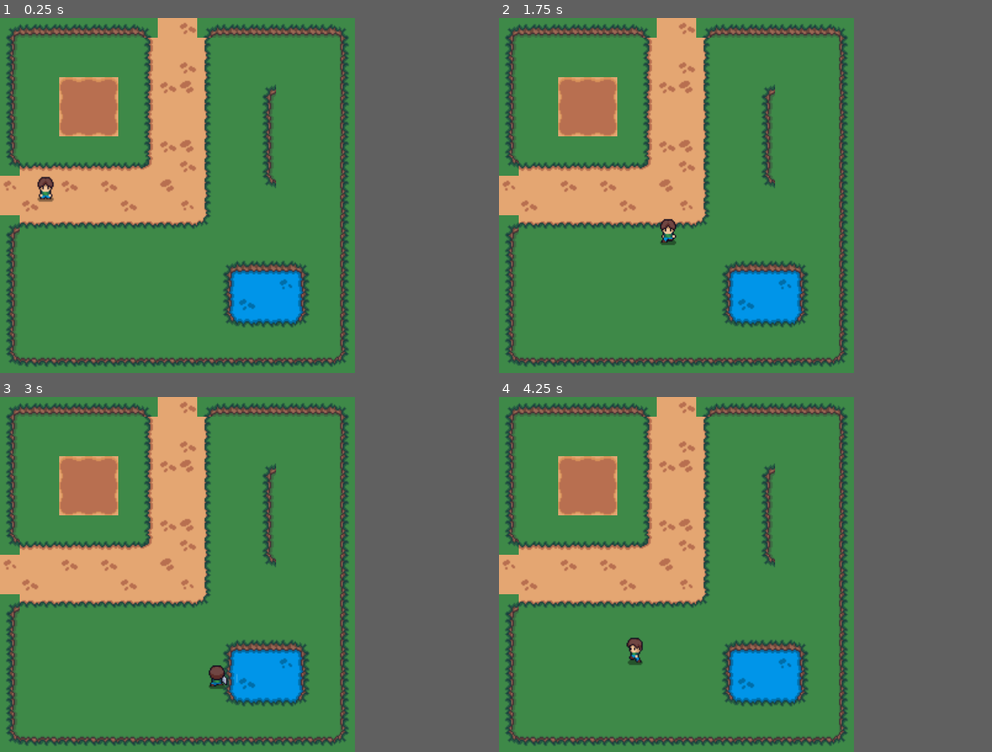
Above: before the commit, frames 1-4 (two rows, left to right).
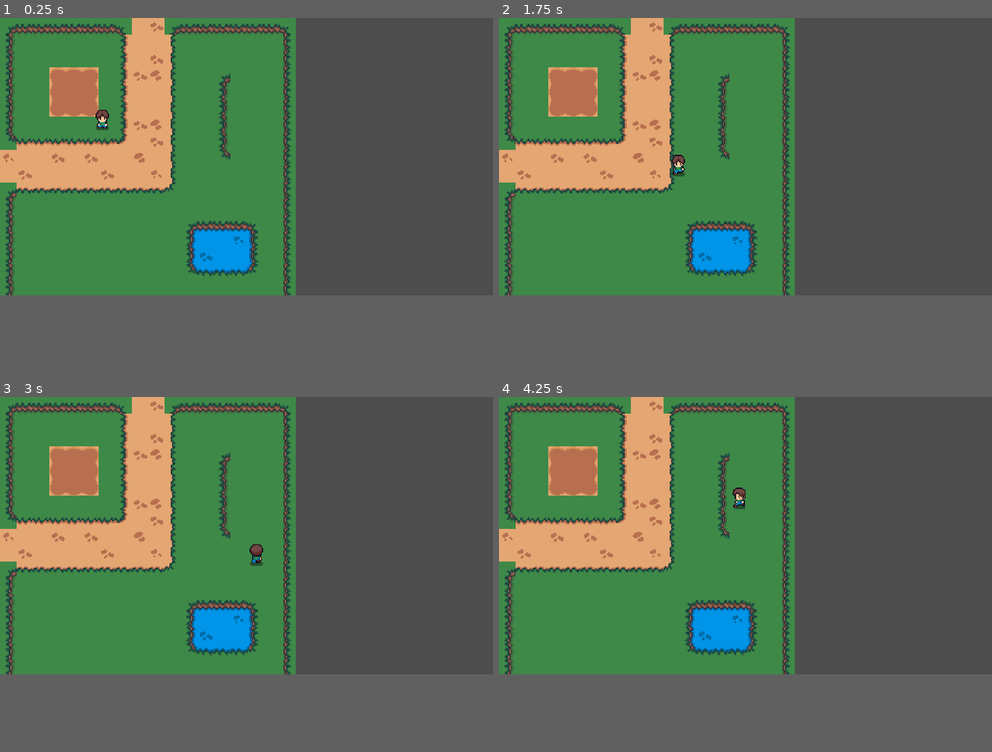
Above: after the commit, the same moments.

Repository: bestinshowgames/trizolams-tower
Game: Godot game, scene res://scenes/playground/playground.tscn
Same seed, same stepped clock (60 frames per second), same inputs: the game is played once before the commit and once after it. The project has no main scene, so this scene is started directly.
Inputs (mouse positions are in pixels of both pictures, inside the frame that each line leads up to):
- Up to frame 1 (0.25 s): no input
- Up to frame 2 (1.75 s): tap Enter at 0.5 s; move the mouse to (755, 177) at 0.52 s; hold D (right) 0.53-1.28 s; click (755, 177) at 0.67 s; move the mouse to (607, 213) at 1.27 s; hold S (down) from 1.28 s (still down)
- Up to frame 3 (3 s): move the mouse to (211, 496) at 2.02 s; release S (down) at 2.03 s; hold D (right) 2.03-2.78 s; move the mouse to (157, 645) at 2.77 s; hold W (up) from 2.78 s (still down); click (157, 645) at 2.92 s
- Up to frame 4 (4.25 s): move the mouse to (784, 627) at 3.52 s; release W (up) at 3.53 s; hold A (left) from 3.53 s (still down)
In our replay, the window is 576x576 before the commit and 800x450 after it. These sizes can differ from the game's own. Grey fills any space a smaller window leaves; there, only what the larger window draws over its background counts as a difference.

The runs differ from the first frame. In frame 1, 34% of the frame differs, in the area x 0-72%, y 0-99%; in frame 2, 34%; in frame 3, 34%; in frame 4, 34%.
Error after the commit: Invalid access to property or key 'current_animation' on a base object of type 'Nil'. (res://entities/common/animation_controllers/attack_animation.gd:9)

Commit message:
refactor: move move animation into central controller. Fix debug warns

Diff:
--- a/entities/common/actor.gd
+++ b/entities/common/actor.gd
@@ -3,10 +3,10 @@
 
 @export var movement_stats: MovementStats
 
-func walk(direction: Vector2, rate: float) -> void:
+func walk(_direction: Vector2, _rate: float) -> void:
 	pass
 
-func dodge(direction: Vector2, rate: float) -> void:
+func dodge(_direction: Vector2, _rate: float) -> void:
 	pass
 
 func attack() -> void:
--- a/entities/common/actor_controller.gd
+++ b/entities/common/actor_controller.gd
@@ -12,8 +12,8 @@
 var dodge_command := DodgeCommand.new()
 var attack_command := AttackCommand.new()
 
-func _init(actor: Actor) -> void:
-	self.actor = actor
+func _init(_actor: Actor) -> void:
+	self.actor = _actor
 	run_timer = Timer.new()
 	attack_timer = Timer.new()
 	add_child(run_timer)
--- a/entities/common/animation_controllers/movement_animation.gd
+++ /dev/null
@@ -1,49 +0,0 @@
-extends Node
-
-@export var actor: CharacterBody2D
-@export var sprite: Sprite2D
-@export var animation_player: AnimationPlayer
-
-var current_animation: String
-var previous_direction: Vector2
-
-func _ready():
-	animation_player.play("d_idle")
-	current_animation = "d_idle"
-	previous_direction = actor.velocity
-
-func animate_walk(direction: Vector2):
-	if direction != previous_direction:
-		previous_direction = direction
-		var next_anim
-
-		if direction == Vector2.ZERO && !animation_player.current_animation.ends_with("idle"):
-			next_anim = _get_idle_animation()
-		else:
-			next_anim = _get_walk_animation(direction)
-			if direction.x >= 0:
-				sprite.flip_h = false
-			else:
-				sprite.flip_h = true
-
-		animation_player.play(next_anim)
-		current_animation = next_anim
-
-func _get_idle_animation() -> String:
-	return "%s_idle" % current_animation.left(1)
-
-func _get_walk_animation(direction: Vector2) -> String:
-	var next_anim_dir: String
-	var curr_anim_dir = current_animation.left(1)
-
-	if direction.x == 0:
-		next_anim_dir = "u" if direction.y < 0 else "d"
-	elif direction.y == 0:
-		next_anim_dir = "h"
-	else:
-		if curr_anim_dir in ["u", "d"]:
-			next_anim_dir = "h"
-		else:
-			next_anim_dir = "u" if direction.y < 0 else "d"
-
-	return "%s_walk" % next_anim_dir
--- a/entities/common/commands/command.gd
+++ b/entities/common/commands/command.gd
@@ -1,5 +1,5 @@
 class_name Command
 extends RefCounted
 
-func execute(actor: Actor, data: Object = null) -> void:
+func execute(_actor: Actor, _data: Object = null) -> void:
 	pass
--- a/entities/common/commands/dodge_command.gd
+++ b/entities/common/commands/dodge_command.gd
@@ -5,9 +5,9 @@
 	var direction: Vector2
 	var rate: float
 
-	func _init(direction: Vector2, rate: float) -> void:
-		self.direction = direction
-		self.rate = rate
+	func _init(_direction: Vector2, _rate: float) -> void:
+		self.direction = _direction
+		self.rate = _rate
 
 func execute(actor: Actor, data: Object = null) -> void:
 	if data is Params:
--- a/entities/common/commands/walk_command.gd
+++ b/entities/common/commands/walk_command.gd
@@ -5,9 +5,9 @@
 	var direction: Vector2
 	var rate: float
 
-	func _init(direction: Vector2, rate: float) -> void:
-		self.direction = direction
-		self.rate = rate
+	func _init(_direction: Vector2, _rate: float) -> void:
+		self.direction = _direction
+		self.rate = _rate
 
 func execute(actor: Actor, data: Object = null) -> void:
 	if data is Params:
--- /dev/null
+++ b/entities/player/animation_controller.gd
@@ -0,0 +1,53 @@
+class_name AnimationController
+extends Node
+
+@export var actor: CharacterBody2D
+@export var sprite: Sprite2D
+@export var animation_player: AnimationPlayer
+
+var cardinal_direction: Vector2 = Vector2.DOWN
+var direction: Vector2 = Vector2.ZERO
+var state: String = "idle"
+
+func _ready():
+	animation_player.play(anim_direction() + "_idle")
+
+func moved(move_direction: Vector2) -> void:
+	if set_direction(move_direction) || set_state(move_direction):
+		update_animation()
+
+func set_direction(_direction: Vector2) -> bool:
+	var new_direction: Vector2 = cardinal_direction
+	if _direction == Vector2.ZERO:
+		return false
+
+	if _direction.y == 0:
+		new_direction = Vector2.LEFT if _direction.x < 0 else Vector2.RIGHT
+	elif direction.x == 0:
+		new_direction = Vector2.UP if _direction.y < 0 else Vector2.DOWN
+
+	if new_direction == cardinal_direction:
+		return false
+
+	cardinal_direction = new_direction
+	# scale the x of the sprite instead of flip h so that any other sub-sprites also flip
+	sprite.scale.x = -1 if cardinal_direction == Vector2.LEFT else 1
+	return true
+
+func set_state(_direction: Vector2) -> bool:
+	var new_state: String = "idle" if _direction == Vector2.ZERO else "walk"
+	if new_state == state:
+		return false
+	state = new_state
+	return true
+
+func update_animation() -> void:
+	animation_player.play(anim_direction() + "_" + state)
+
+func anim_direction() -> String:
+	if cardinal_direction == Vector2.DOWN:
+		return "d"
+	elif cardinal_direction == Vector2.UP:
+		return "u"
+	else:
+		return "h"
--- a/entities/player/player.gd
+++ b/entities/player/player.gd
@@ -31,11 +31,11 @@
 func attack() -> void:
 	attacked.emit()
 
-func _move(direction: Vector2, to: Vector2, delta: float):
+func _move(direction: Vector2, to: Vector2, _delta: float):
 	if direction.length() > 0:
 		# TODO: Add a mechanism for halting current motion before moving
 		# toward new direction
-		velocity = velocity.move_toward(to, delta)
+		velocity = to
 		moved.emit(direction)
 	elif velocity != Vector2.ZERO:
 		velocity = Vector2.ZERO
--- a/entities/player/player.tscn
+++ b/entities/player/player.tscn
@@ -3,8 +3,8 @@
 [ext_resource type="Script" path="res://entities/player/player.gd" id="1_l375x"]
 [ext_resource type="Texture2D" uid="uid://dy03vwxw3j6dn" path="res://entities/player/Player.png" id="2_psunh"]
 [ext_resource type="Script" path="res://entities/common/movement/movement_stats.gd" id="2_qtggp"]
-[ext_resource type="Script" path="res://entities/common/animation_controllers/movement_animation.gd" id="5_a3v54"]
 [ext_resource type="Script" path="res://entities/common/animation_controllers/attack_animation.gd" id="6_yky5f"]
+[ext_resource type="Script" path="res://entities/player/animation_controller.gd" id="7_q4wj5"]
 [ext_resource type="Script" path="res://entities/player/player_controller.gd" id="8_wo6ki"]
 
 [sub_resource type="Resource" id="Resource_fiy7l"]
@@ -31,10 +31,26 @@
 "values": [0]
 }
 
+[sub_resource type="Animation" id="Animation_pxvyp"]
+resource_name = "d_attack"
+length = 0.4
+tracks/0/type = "value"
+tracks/0/imported = false
+tracks/0/enabled = true
+tracks/0/path = NodePath("Sprite2D:frame")
+tracks/0/interp = 1
+tracks/0/loop_wrap = true
+tracks/0/keys = {
+"times": PackedFloat32Array(0, 0.1, 0.2, 0.3),
+"transitions": PackedFloat32Array(1, 1, 1, 1),
+"update": 1,
+"values": [36, 37, 38, 39]
+}
+
 [sub_resource type="Animation" id="Animation_kh6rs"]
 resource_name = "d_idle"
 length = 0.6
-loop_mode = 1
+loop_mode = 2
 tracks/0/type = "value"
 tracks/0/imported = false
 tracks/0/enabled = true
@@ -50,8 +66,8 @@
 
 [sub_resource type="Animation" id="Animation_reyuu"]
 resource_name = "d_walk"
-length = 0.6
-loop_mode = 1
+length = 0.5
+loop_mode = 2
 tracks/0/type = "value"
 tracks/0/imported = false
 tracks/0/enabled = true
@@ -63,90 +79,6 @@
 "transitions": PackedFloat32Array(1, 1, 1, 1, 1, 1),
 "update": 1,
 "values": [18, 19, 20, 21, 22, 23]
-}
-
-[sub_resource type="Animation" id="Animation_o1i3j"]
-resource_name = "h_idle"
-length = 0.6
-loop_mode = 1
-tracks/0/type = "value"
-tracks/0/imported = false
-tracks/0/enabled = true
-tracks/0/path = NodePath("Sprite2D:frame")
-tracks/0/interp = 1
-tracks/0/loop_wrap = true
-tracks/0/keys = {
-"times": PackedFloat32Array(0, 0.1, 0.2, 0.3, 0.4, 0.5),
-"transitions": PackedFloat32Array(1, 1, 1, 1, 1, 1),
-"update": 1,
-"values": [6, 7, 8, 9, 10, 11]
-}
-
-[sub_resource type="Animation" id="Animation_d3sw4"]
-resource_name = "h_walk"
-length = 0.6
-loop_mode = 1
-tracks/0/type = "value"
-tracks/0/imported = false
-tracks/0/enabled = true
-tracks/0/path = NodePath("Sprite2D:frame")
-tracks/0/interp = 1
-tracks/0/loop_wrap = true
-tracks/0/keys = {
-"times": PackedFloat32Array(0, 0.1, 0.2, 0.3, 0.4, 0.5),
-"transitions": PackedFloat32Array(1, 1, 1, 1, 1, 1),
-"update": 1,
-"values": [24, 25, 26, 27, 28, 29]
-}
-
-[sub_resource type="Animation" id="Animation_eanow"]
-resource_name = "u_idle"
-length = 0.6
-loop_mode = 1
-tracks/0/type = "value"
-tracks/0/imported = false
-tracks/0/enabled = true
-tracks/0/path = NodePath("Sprite2D:frame")
-tracks/0/interp = 1
-tracks/0/loop_wrap = true
-tracks/0/keys = {
-"times": PackedFloat32Array(0, 0.1, 0.2, 0.3, 0.4, 0.5),
-"transitions": PackedFloat32Array(1, 1, 1, 1, 1, 1),
-"update": 1,
-"values": [12, 13, 14, 15, 16, 17]
-}
-
-[sub_resource type="Animation" id="Animation_hri75"]
-resource_name = "u_walk"
-length = 0.6
-loop_mode = 1
-tracks/0/type = "value"
-tracks/0/imported = false
-tracks/0/enabled = true
-tracks/0/path = NodePath("Sprite2D:frame")
-tracks/0/interp = 1
-tracks/0/loop_wrap = true
-tracks/0/keys = {
-"times": PackedFloat32Array(0, 0.1, 0.2, 0.3, 0.4, 0.5),
-"transitions": PackedFloat32Array(1, 1, 1, 1, 1, 1),
-"update": 1,
-"values": [30, 31, 32, 33, 34, 35]
-}
-
-[sub_resource type="Animation" id="Animation_pxvyp"]
-resource_name = "d_attack"
-length = 0.4
-tracks/0/type = "value"
-tracks/0/imported = false
-tracks/0/enabled = true
-tracks/0/path = NodePath("Sprite2D:frame")
-tracks/0/interp = 1
-tracks/0/loop_wrap = true
-tracks/0/keys = {
-"times": PackedFloat32Array(0, 0.1, 0.2, 0.3),
-"transitions": PackedFloat32Array(1, 1, 1, 1),
-"update": 1,
-"values": [36, 37, 38, 39]
 }
 
 [sub_resource type="Animation" id="Animation_ck46e"]
@@ -165,6 +97,40 @@
 "values": [42, 43, 44, 45]
 }
 
+[sub_resource type="Animation" id="Animation_o1i3j"]
+resource_name = "h_idle"
+length = 0.5
+loop_mode = 2
+tracks/0/type = "value"
+tracks/0/imported = false
+tracks/0/enabled = true
+tracks/0/path = NodePath("Sprite2D:frame")
+tracks/0/interp = 1
+tracks/0/loop_wrap = true
+tracks/0/keys = {
+"times": PackedFloat32Array(0, 0.1, 0.2, 0.3, 0.4, 0.5),
+"transitions": PackedFloat32Array(1, 1, 1, 1, 1, 1),
+"update": 1,
+"values": [6, 7, 8, 9, 10, 11]
+}
+
+[sub_resource type="Animation" id="Animation_d3sw4"]
+resource_name = "h_walk"
+length = 0.5
+loop_mode = 2
+tracks/0/type = "value"
+tracks/0/imported = false
+tracks/0/enabled = true
+tracks/0/path = NodePath("Sprite2D:frame")
+tracks/0/interp = 1
+tracks/0/loop_wrap = true
+tracks/0/keys = {
+"times": PackedFloat32Array(0, 0.1, 0.2, 0.3, 0.4, 0.5),
+"transitions": PackedFloat32Array(1, 1, 1, 1, 1, 1),
+"update": 1,
+"values": [24, 25, 26, 27, 28, 29]
+}
+
 [sub_resource type="Animation" id="Animation_am810"]
 resource_name = "u_attack"
 length = 0.4
@@ -179,6 +145,40 @@
 "transitions": PackedFloat32Array(1, 1, 1, 1),
 "update": 1,
 "values": [48, 49, 50, 51]
+}
+
+[sub_resource type="Animation" id="Animation_eanow"]
+resource_name = "u_idle"
+length = 0.5
+loop_mode = 2
+tracks/0/type = "value"
+tracks/0/imported = false
+tracks/0/enabled = true
+tracks/0/path = NodePath("Sprite2D:frame")
+tracks/0/interp = 1
+tracks/0/loop_wrap = true
+tracks/0/keys = {
+"times": PackedFloat32Array(0, 0.1, 0.2, 0.3, 0.4, 0.5),
+"transitions": PackedFloat32Array(1, 1, 1, 1, 1, 1),
+"update": 1,
+"values": [12, 13, 14, 15, 16, 17]
+}
+
+[sub_resource type="Animation" id="Animation_hri75"]
+resource_name = "u_walk"
+length = 0.5
+loop_mode = 2
+tracks/0/type = "value"
+tracks/0/imported = false
+tracks/0/enabled = true
+tracks/0/path = NodePath("Sprite2D:frame")
+tracks/0/interp = 1
+tracks/0/loop_wrap = true
+tracks/0/keys = {
+"times": PackedFloat32Array(0, 0.1, 0.2, 0.3, 0.4, 0.5),
+"transitions": PackedFloat32Array(1, 1, 1, 1, 1, 1),
+"update": 1,
+"values": [30, 31, 32, 33, 34, 35]
 }
 
 [sub_resource type="AnimationLibrary" id="AnimationLibrary_47hf8"]
@@ -205,7 +205,6 @@
 shape = SubResource("RectangleShape2D_tidbe")
 
 [node name="Sprite2D" type="Sprite2D" parent="."]
-scale = Vector2(2, 2)
 texture = ExtResource("2_psunh")
 hframes = 6
 vframes = 10
@@ -217,21 +216,18 @@
 
 [node name="ControllerContainer" type="Node" parent="."]
 
-[node name="MovementAnimationController" type="Node" parent="." node_paths=PackedStringArray("actor", "sprite", "animation_player")]
-script = ExtResource("5_a3v54")
+[node name="PlayerController" type="Node" parent="."]
+script = ExtResource("8_wo6ki")
+
+[node name="AttackAnimationController" type="Node" parent="."]
+script = ExtResource("6_yky5f")
+
+[node name="AnimationController" type="Node" parent="." node_paths=PackedStringArray("actor", "sprite", "animation_player")]
+script = ExtResource("7_q4wj5")
 actor = NodePath("..")
 sprite = NodePath("../Sprite2D")
 animation_player = NodePath("../AnimationPlayer")
 
-[node name="PlayerController" type="Node" parent="."]
-script = ExtResource("8_wo6ki")
-
-[node name="AttackAnimationController" type="Node" parent="." node_paths=PackedStringArray("actor", "sprite", "animation_player")]
-script = ExtResource("6_yky5f")
-actor = NodePath("..")
-sprite = NodePath("../Sprite2D")
-animation_player = NodePath("../AnimationPlayer")
-
 [connection signal="attacked" from="." to="AttackAnimationController" method="animate_attack"]
-[connection signal="moved" from="." to="MovementAnimationController" method="animate_walk"]
+[connection signal="moved" from="." to="AnimationController" method="moved"]
 [connection signal="animation_finished" from="AnimationPlayer" to="AttackAnimationController" method="_on_animation_player_animation_finished"]
--- a/entities/player/player_controller.gd
+++ b/entities/player/player_controller.gd
@@ -7,11 +7,12 @@
 var last_key_delta = 0
 var key_combo = []
 
-func _init(actor: Actor):
-	super(actor)
+func _init(_actor: Actor):
+	super(_actor)
 	run_timer.timeout.connect(_on_run_timer_timeout)
 	attack_timer.timeout.connect(_on_attack_timer_timeout)
 
+#region Input Processing
 func _input(event) -> void:
 	if event is InputEventKey and event.pressed and !event.echo: # If distinct key press down
 		if last_key_delta > COMBO_TIMEOUT:                   # Reset combo if stale
@@ -28,20 +29,31 @@
 
 func _physics_process(delta: float) -> void:
 	last_key_delta += delta
-	var move_input = Input.get_vector("left", "right", "up", "down")
+	_process_movement(delta)
+	_process_attack(delta)
+
+func _process_movement(delta: float) -> void:
+	var move_direction: Vector2 = Vector2.ZERO
+	# subtract opposite input strengths to get net x and y movement
+	move_direction.x = Input.get_action_strength("right") - Input.get_action_strength("left")
+	move_direction.y = Input.get_action_strength("down") - Input.get_action_strength("up")
 	if !walk:
-		dodge_command.execute(actor, DodgeCommand.Params.new(move_input, delta))
+		dodge_command.execute(actor, DodgeCommand.Params.new(move_direction, delta))
 	else:
-		walk_command.execute(actor, WalkCommand.Params.new(move_input, delta))
+		walk_command.execute(actor, WalkCommand.Params.new(move_direction, delta))
 
+func _process_attack(_delta: float) -> void:
 	var attack = Input.is_mouse_button_pressed(MOUSE_BUTTON_LEFT)
 	if attack and can_attack:
 		can_attack = false
 		attack_timer.start(0.4) # TODO: Replace with weapon stats attack rate
 		attack_command.execute(actor, AttackCommand.Params.new())
+#endregion
 
+#region timeouts
 func _on_run_timer_timeout():
 	walk = true
 
 func _on_attack_timer_timeout():
 	can_attack = true
+#endregion
--- a/entities/player/player_controller.tscn
+++ /dev/null
@@ -1,10 +0,0 @@
-[gd_scene load_steps=2 format=3 uid="uid://dukxxtw54load"]
-
-[ext_resource type="Script" path="res://entities/player/player_controller.gd" id="1_cvu46"]
-
-[node name="PlayerController" type="Node"]
-script = ExtResource("1_cvu46")
-
-[node name="RunTimer" type="Timer" parent="."]
-
-[connection signal="timeout" from="RunTimer" to="." method="_on_run_timer_timeout"]
--- a/project.godot
+++ b/project.godot
@@ -16,8 +16,10 @@
 
 [display]
 
-window/size/viewport_width=576
-window/size/viewport_height=576
+window/size/viewport_width=480
+window/size/viewport_height=270
+window/size/window_width_override=1280
+window/size/window_height_override=720
 window/stretch/mode="viewport"
 
 [dotnet]
--- a/scenes/playground/playground.tscn
+++ b/scenes/playground/playground.tscn
@@ -6,7 +6,7 @@
 
 [sub_resource type="Resource" id="Resource_ji7t5"]
 script = ExtResource("3_lynur")
-max_speed = 250.0
+max_speed = 100.0
 acceleration = 1000.0
 friction = 1000.0
 dodge_factor = 5.0
@@ -14,12 +14,12 @@
 [node name="Playground" type="Node2D"]
 
 [node name="TileMap" type="TileMap" parent="."]
-scale = Vector2(2, 2)
 tile_set = ExtResource("1_pe8rp")
 format = 2
 layer_0/tile_data = PackedInt32Array(0, 196616, 0, 1, 262152, 0, 2, 262152, 0, 3, 262152, 0, 4, 262152, 0, 5, 262152, 0 …(5973 unchanged characters)…
 
 [node name="Player" parent="." instance=ExtResource("2_3vtgo")]
-position = Vector2(75, 280)
 wall_min_slide_angle = 0.523599
 movement_stats = SubResource("Resource_ji7t5")
+
+[connection signal="moved" from="Player" to="Player/AnimationController" method="moved"]
